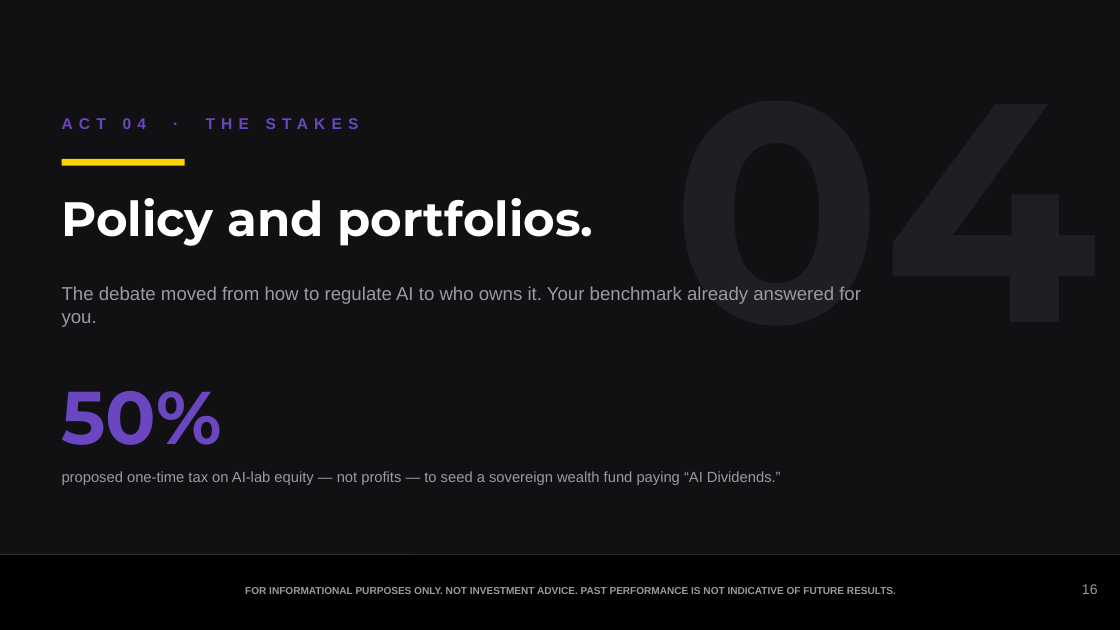
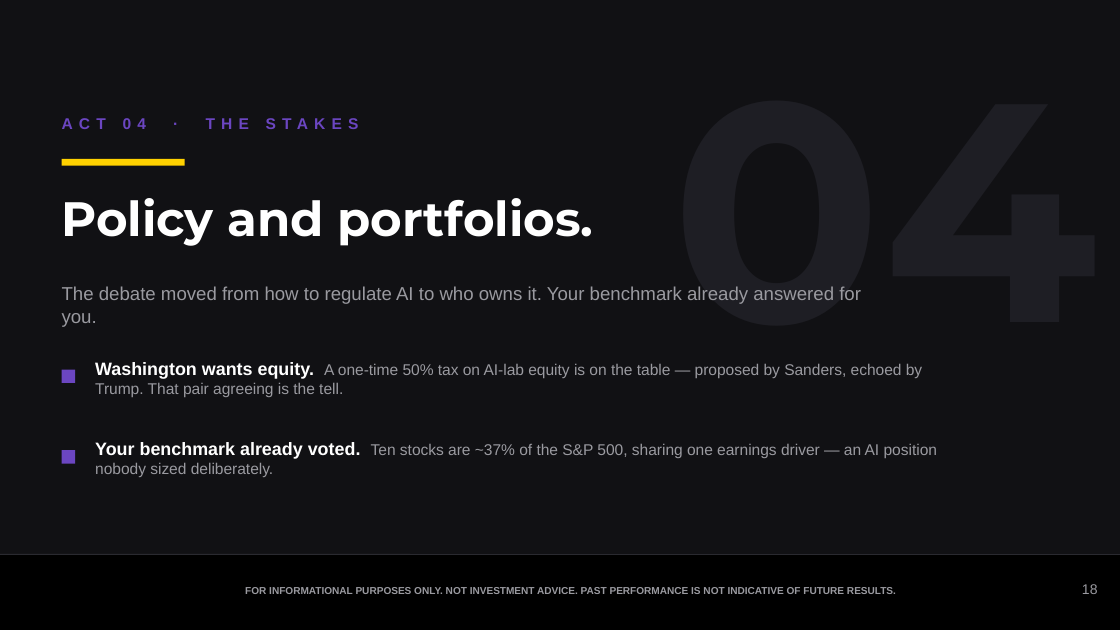
Before and after one commit to samuelcmcclellan-cell/ai-markets-deck, a slide deck: slide 18 of ai-markets-deck.pptx (slide 16 before the commit). Drawn at 1120x630 pixels with LibreOffice and Linux fonts; fonts in the diff are those of the drawing. Boxes give left, top, right and bottom in pixels: in the first picture for what was removed or moved away, otherwise in the second. Text is boxed around its words. In the diff, an @@ line names an element or a change of style, - is before the commit and + after.

```diff
--- a/ai-markets-deck.pptx
+++ b/ai-markets-deck.pptx
@@ rectangle added at (62,370,75,383), fill #6B46C1 @@
@@ text added at (95,362,922,397), 10 pt, text #9A9AA0 @@
+Washington wants equity. A one-time 50% tax on AI-lab equity is on the table — proposed by Sanders, echoed by Trump. That pair agreeing is the tell.
@@ text removed at (62,391,223,445) @@
-50%
@@ text added at (95,442,937,477), 10 pt, text #9A9AA0 @@
+Your benchmark already voted. Ten stocks are ~37% of the S&P 500, sharing one earnings driver — an AI position nobody sized deliberately.
@@ text removed at (62,471,781,485) @@
-proposed one-time tax on AI-lab equity — not profits — to seed a sovereign wealth fund paying “AI Dividends.”
@@ rectangle added at (62,450,75,464), fill #6B46C1 @@
```
Also in this commit, not shown: 17 other slides changed, 7 slides added, 2 slides removed, 33 other files.
